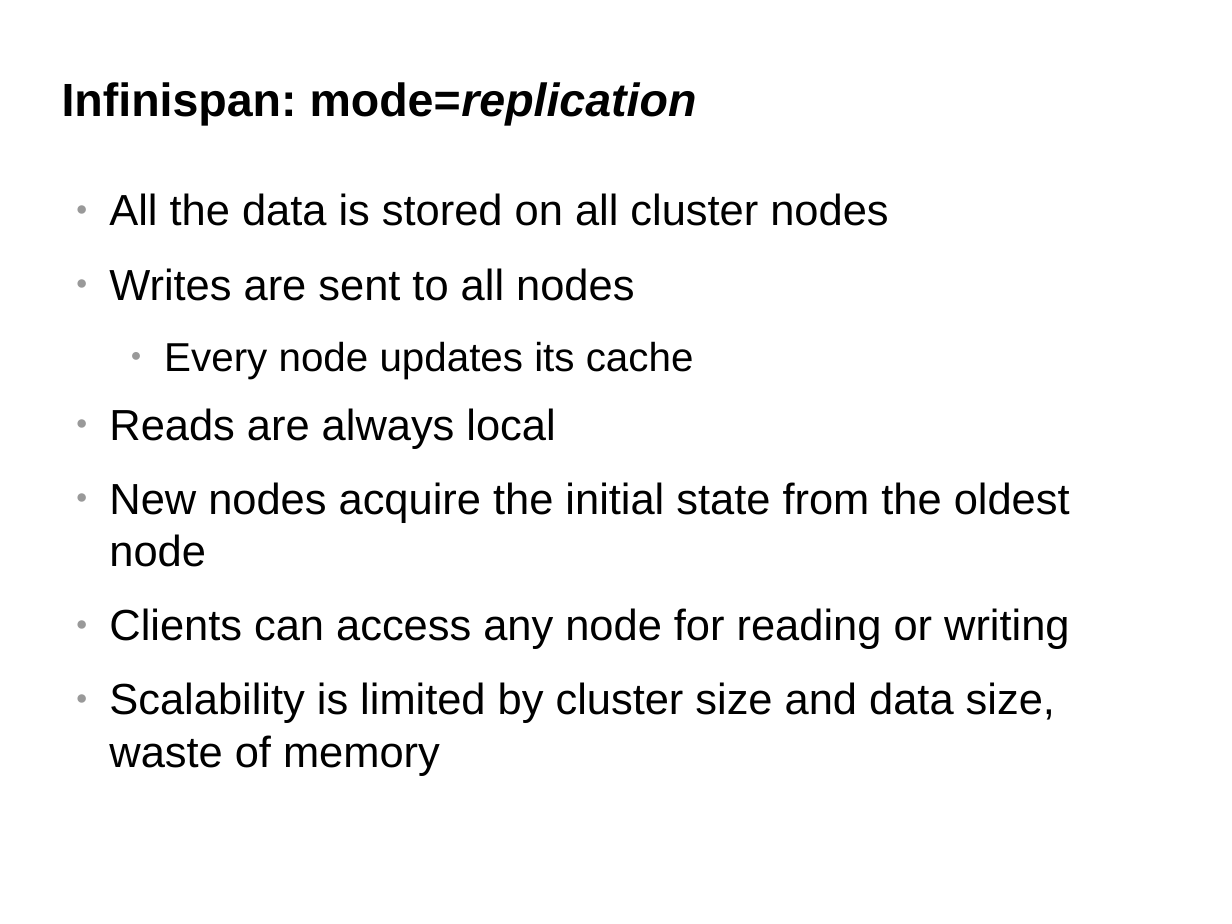
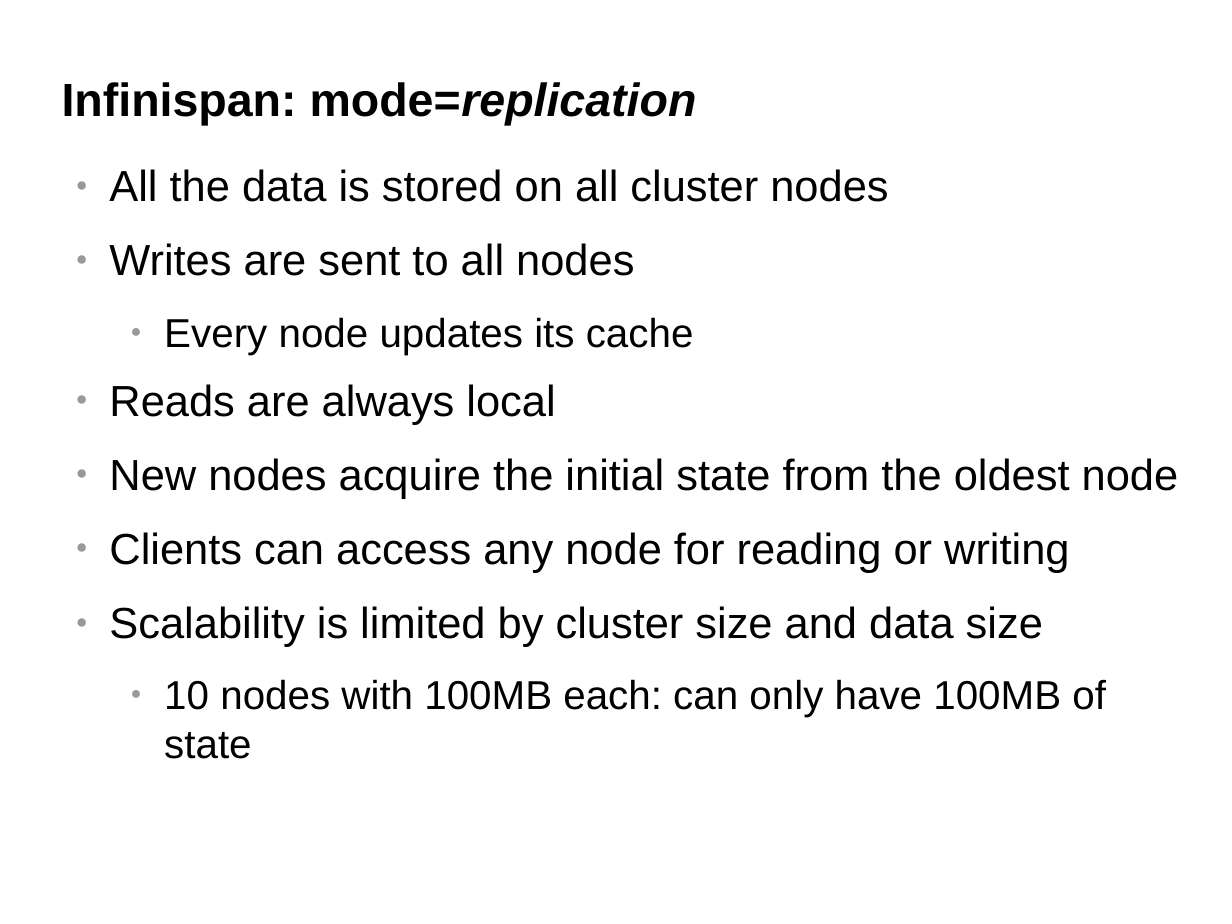
Before and after one commit to belaban/SessionPerf, a slide deck: slide 6 of docs/jbw2012.odp (slide 8 before the commit). Drawn at 1232x924 pixels with LibreOffice and Linux fonts; fonts in the diff are those of the drawing; background and template pictures are left out. Boxes give left, top, right and bottom in pixels: in the first picture for what was removed or moved away, otherwise in the second. Text is boxed around its words. In the diff, an @@ line names an element or a change of style, - is before the commit and + after.

Commit message:
ns

```diff
--- a/docs/jbw2012.odp
+++ b/docs/jbw2012.odp
@@ text "All the data is stored ...": place and size @@
-text "All the data is stored ..." at box(109, 193, 1070, 776)
+text "All the data is stored ..." at box(109, 169, 1179, 759)
@@ text at box(109, 606, 1106, 759): text changed @@
-● Scalability is limited by cluster size and data size, waste of memory
+● Scalability is limited by cluster size and data size
+  ● 10 nodes with 100MB each: can only have 100MB of state
```
Also in this commit, not shown: 11 other slides changed, 3 slides added, 5 slides removed.
